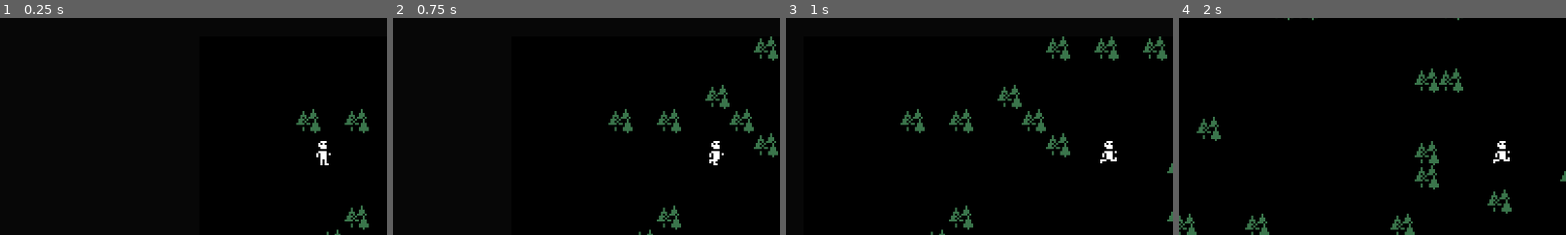
Above: before the commit, frames 1-4 (left to right).
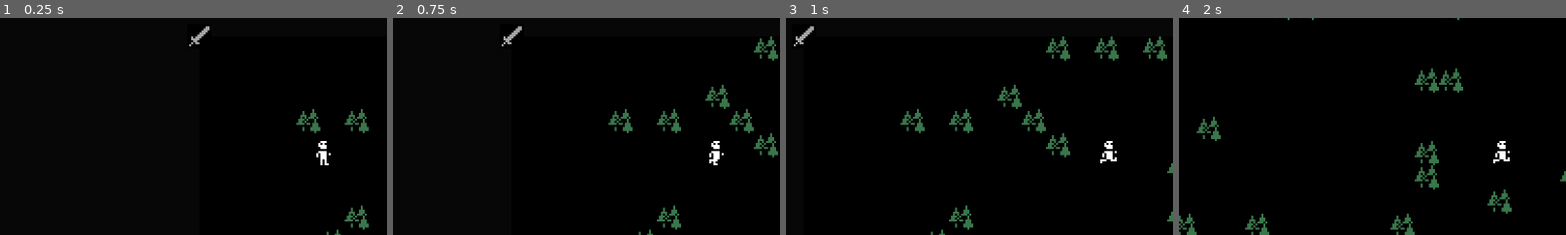
Above: after the commit, the same moments.

Repository: AchillesKastanas/Untitled-Dungeon-Crawler
Game: Godot game, scene res://scenes/Main.tscn
Two runs of this game, one before a commit and one after it. Both use one fixed random seed, a clock stepped at 60 frames per second and the inputs below.
Inputs:
- Up to frame 1 (0.25 s): no input
- Up to frame 2 (0.75 s): tap Enter at 0.5 s; hold D (move_right) from 0.53 s (still down)
- Up to frame 3 (1 s): keep holding D (move_right)
- Up to frame 4 (2 s): release D (move_right) at 1.28 s; hold S (move_down) from 1.28 s (still down)
The pictures show only the part of the screen within x 8-58%, y 19-69%; the shares and areas given below are measured in that part.

The runs differ from the first frame. In frame 1, 0.2% of the frame differs, in the area x 48-55%, y 3-14%; in frame 2, 0.2%; in frame 3, 0.2%; in frame 4, nothing differs.

Commit message:
Improved Resource usage and scripts

Diff:
--- a/assets/items/Sword.tres
+++ /dev/null
@@ -1,11 +0,0 @@
-[gd_resource type="Resource" script_class="ItemTemplate" load_steps=2 format=3 uid="uid://s0coci8x1tyo"]
-
-[ext_resource type="Script" path="res://scripts/templates/ItemTemplate.gd" id="1_ywppp"]
-
-[resource]
-script = ExtResource("1_ywppp")
-name = "Sword"
-description = "Just a sword"
-item_type = "WEAPON"
-stackable = false
-max_stack_size = 1
--- /dev/null
+++ b/assets/resources/stone_sword.tres
@@ -0,0 +1,10 @@
+[gd_resource type="Resource" script_class="Sword" load_steps=2 format=3 uid="uid://j5kwv3wjyo8k"]
+
+[ext_resource type="Script" path="res://scripts/templates/Sword.gd" id="1_oht6a"]
+
+[resource]
+script = ExtResource("1_oht6a")
+damage = 0
+name = ""
+description = ""
+scene_path = ""
--- a/scenes/Item.tscn
+++ b/scenes/ItemOld.tscn
@@ -1,15 +1,23 @@
-[gd_scene load_steps=5 format=3 uid="uid://bodd5mbghhb2e"]
+[gd_scene load_steps=6 format=3 uid="uid://bodd5mbghhb2e"]
 
 [ext_resource type="Script" path="res://scripts/ItemBehaviour.gd" id="1_dmndc"]
 [ext_resource type="Texture2D" uid="uid://dpd4dcgq6i5sm" path="res://assets/sprites/spritesheet.png" id="1_wmoto"]
-[ext_resource type="Resource" uid="uid://s0coci8x1tyo" path="res://assets/items/Sword.tres" id="2_uvks6"]
+[ext_resource type="Script" path="res://scripts/templates/Item.gd" id="2_7atfr"]
+
+[sub_resource type="Resource" id="Resource_0m6ay"]
+script = ExtResource("2_7atfr")
+name = "Sword"
+description = "Just a sword"
+item_type = "WEAPON"
+stackable = false
+max_stack_size = 1
 
 [sub_resource type="CircleShape2D" id="CircleShape2D_3yb4g"]
 radius = 8.0
 
 [node name="Item" type="Area2D" groups=["dropped_item"]]
 script = ExtResource("1_dmndc")
-ItemResource = ExtResource("2_uvks6")
+ItemResource = SubResource("Resource_0m6ay")
 
 [node name="Sprite2D" type="Sprite2D" parent="."]
 texture_filter = 1
--- a/scenes/Main.tscn
+++ b/scenes/Main.tscn
@@ -5,7 +5,7 @@
 [ext_resource type="TileSet" uid="uid://b8wu2ro5k3jhy" path="res://assets/tileset.tres" id="2_ucrl0"]
 [ext_resource type="Script" path="res://scripts/RoomGenerator.gd" id="3_g0c5g"]
 [ext_resource type="PackedScene" uid="uid://cmnnims2rix15" path="res://scenes/Player.tscn" id="4_oru1s"]
-[ext_resource type="PackedScene" uid="uid://bodd5mbghhb2e" path="res://scenes/Item.tscn" id="5_n6c0q"]
+[ext_resource type="PackedScene" uid="uid://0v6ueexi7815" path="res://scenes/item/DroppedItem.tscn" id="5_3vjmf"]
 
 [sub_resource type="Gradient" id="Gradient_421t1"]
 offsets = PackedFloat32Array(0, 0.69)
@@ -41,7 +41,7 @@
 
 [node name="DroppedItems" type="Node2D" parent="LevelContainer"]
 
-[node name="Item" parent="LevelContainer/DroppedItems" instance=ExtResource("5_n6c0q")]
+[node name="DroppedItem" parent="LevelContainer/DroppedItems" groups=["dropped_item"] instance=ExtResource("5_3vjmf")]
 position = Vector2(105, 59)
 
 [node name="Player" parent="." instance=ExtResource("4_oru1s")]
--- a/scenes/Player.tscn
+++ b/scenes/Player.tscn
@@ -68,8 +68,7 @@
 texture_filter = 1
 sprite_frames = SubResource("SpriteFrames_l4qnn")
 animation = &"player_sprint_animation"
-frame = 1
-frame_progress = 0.0439076
+frame_progress = 0.758898
 
 [node name="CollisionShape2D" type="CollisionShape2D" parent="CharacterBody2D"]
 shape = SubResource("CapsuleShape2D_rokba")
--- /dev/null
+++ b/scenes/item/DroppedItem.gd
@@ -0,0 +1,15 @@
+extends Area2D
+
+
+@export var ItemResource: Item
+signal item_picked_up()
+
+
+func _ready():
+	self.body_entered.connect( _on_body_enterered )
+
+func _on_body_enterered( body: Node ):
+	if body.is_in_group( "player" ):
+		item_picked_up.emit()
+		# Remove the item from the scene tree
+		queue_free()
--- /dev/null
+++ b/scenes/item/DroppedItem.tscn
@@ -0,0 +1,15 @@
+[gd_scene load_steps=4 format=3 uid="uid://0v6ueexi7815"]
+
+[ext_resource type="PackedScene" uid="uid://cjh1x7s833u3l" path="res://scenes/item/Item.tscn" id="1_1g7u2"]
+[ext_resource type="Script" path="res://scenes/item/DroppedItem.gd" id="1_hedrr"]
+
+[sub_resource type="CircleShape2D" id="CircleShape2D_35bnc"]
+radius = 8.0
+
+[node name="DroppedItem" type="Area2D"]
+script = ExtResource("1_hedrr")
+
+[node name="Item" parent="." instance=ExtResource("1_1g7u2")]
+
+[node name="CollisionShape2D" type="CollisionShape2D" parent="."]
+shape = SubResource("CircleShape2D_35bnc")
--- /dev/null
+++ b/scenes/item/Item.tscn
@@ -0,0 +1,11 @@
+[gd_scene load_steps=2 format=3 uid="uid://cjh1x7s833u3l"]
+
+[ext_resource type="Texture2D" uid="uid://dpd4dcgq6i5sm" path="res://assets/sprites/spritesheet.png" id="1_wmoto"]
+
+[node name="Item" type="Node2D"]
+
+[node name="Sprite2D" type="Sprite2D" parent="."]
+texture_filter = 1
+texture = ExtResource("1_wmoto")
+region_enabled = true
+region_rect = Rect2(339, 339, 12, 12)
--- a/scripts/GameManager.gd
+++ b/scripts/GameManager.gd
@@ -1,9 +1,29 @@
 extends Node2D
 
 func _ready():
+	# TODO - Transfer to an Item Dropper Manager
+	# Drop an item on the ground for pickups
+	var new_dropped_item = load( "res://assets/resources/stone_sword.tres" ) as Resource
+	render_item( new_dropped_item )
+
 	# Check if items have dropped in the group
 	var dropped_items = get_tree().get_nodes_in_group("dropped_item")
 	var player_inventory_manager = get_node( "Player/InventoryManager" )
 	if dropped_items.size() > 0:
 		for dropped_item in dropped_items:
 			dropped_item.connect( "item_picked_up", player_inventory_manager._on_item_picked_up )
+
+func render_item( item: Resource ):
+	# TODO - Add an item stat generator
+	# TODO - Signal from inner DroppedItem.tscn doesnt work
+	#      - Investigate why
+	# Load the Item Info
+	item.name = "Stone Sword"
+	item.description = "Just a sword"
+	item.damage = 5
+	item.scene_path = "res://scenes/item/DroppedItem.tscn"
+	# Instanciate
+	var rendered_item_scene = item.render_item()
+	# Place Item in the DroppedItems node
+	var dropped_items_node = get_node("./LevelContainer/DroppedItems")
+	dropped_items_node.add_child( rendered_item_scene )
--- a/scripts/InventoryManager.gd
+++ b/scripts/InventoryManager.gd
@@ -1,47 +1,35 @@
 extends Node2D
 
-# Player Gear Slots
-enum GearSlot {
-	HELMET,
-	ARMOUR,
-	BACKPACK,
-	WEAPON,
-}
+@export var helmet: Resource
+@export var armour: Resource
+@export var weapon: Resource
+@export var slots: Array = []
 
-# Inventory Dictionary
-var inventory = {
-	GearSlot.HELMET: null,
-	GearSlot.ARMOUR: null,
-	GearSlot.BACKPACK: null,
-	GearSlot.WEAPON: null,
-}
+# Add item to backpack
+func add_to_backpack(item: Resource):
+	slots.append(item)
 
-# Called when the node enters the scene tree for the first time.
-func _ready():
-	pass # Replace with function body.
+# Equip items
+func equip_helmet(item: Resource):
+	helmet = item
 
-# Add item to the players inventory
-func equip_item( gearSlot: GearSlot, item: ItemTemplate ) -> bool:
-	if gearSlot in inventory:
-		if inventory[gearSlot] == null:
-			inventory[gearSlot] = item
-			print( "Added item: ", item.name, " to slot: ", gearSlot )
-			return true
-		else:
-			print( "Slot: ", gearSlot, " already occupied." )
-	else:
-		print("Invalid slot: ", gearSlot )
-	return false
+func equip_armour(item: Resource):
+	armour = item
 
-# Remove item from the players inventory
-func remove_item( gearSlot: GearSlot ) -> bool:
-	if gearSlot in inventory:
-		inventory[gearSlot] = null
-		return true
-	else:
-		print("Invalid slot.")
-	return false
+func equip_weapon(item: Resource):
+	weapon = item
+
+# Unequip items
+func unequip_helmet():
+	helmet = null
+
+func unequip_armour():
+	armour = null
+
+func unequip_weapon():
+	weapon = null
 
 # Triggers whenever an item is picked up
-func _on_item_picked_up( gearSlot: GearSlot, item: ItemTemplate ):
-	equip_item( gearSlot, item  )
+func _on_item_picked_up():
+	#equip_item( gearSlot, item  )
+	print( "signal recieved" )
--- a/scripts/ItemBehaviour.gd
+++ b/scripts/ItemBehaviour.gd
@@ -1,6 +1,6 @@
 extends Area2D
 
-@export var ItemResource: ItemTemplate
+@export var ItemResource: Item
 
 # Player Gear Slots
 enum GearSlot {
--- /dev/null
+++ b/scripts/templates/Armour.gd
@@ -0,0 +1,10 @@
+extends Item
+class_name Armour
+
+# Define item properties
+@export var defence: int
+var item: Item
+
+func _init(name: String, description: String, scene_path: String, defence: int ):
+	self.item = Item.new( name, description, scene_path )
+	self.defence = defence
--- /dev/null
+++ b/scripts/templates/Helmet.gd
@@ -0,0 +1,10 @@
+extends Item
+class_name Helmet
+
+# Define item properties
+@export var defence: int
+var item: Item
+
+func _init(name: String, description: String, scene_path: String, defence: int ):
+	self.item = Item.new( name, description, scene_path )
+	self.defence = defence
--- /dev/null
+++ b/scripts/templates/Item.gd
@@ -0,0 +1,21 @@
+extends Resource
+
+class_name Item
+
+# Define item properties
+@export var name: String
+@export var description: String
+@export var scene_path: String
+
+func _init(name: String, description: String, scene_path: String ):
+	self.name = name
+	self.description = description
+	self.scene_path = scene_path
+
+func render_item() -> Area2D:
+	# Initialise the scene
+	var scene: PackedScene = load( self.scene_path )
+	# TODO - Programmatically transfer data to the scene
+	var instanciated_scene = scene.instantiate()
+
+	return instanciated_scene
--- a/scripts/templates/ItemTemplate.gd
+++ /dev/null
@@ -1,11 +0,0 @@
-extends Resource
-
-class_name ItemTemplate
-
-# Define item properties
-@export var name: String
-@export var description: String
-@export var icon: Texture
-@export var item_type: String
-@export var stackable: bool
-@export var max_stack_size: int = 1
--- /dev/null
+++ b/scripts/templates/Sword.gd
@@ -0,0 +1,10 @@
+extends Item
+class_name Sword
+
+# Define item properties
+@export var damage: int
+var item: Item
+
+func _init(name: String = "", description: String = "", scene_path: String = "", damage: int = 0 ):
+	self.item = Item.new( name, description, scene_path )
+	self.damage = damage
